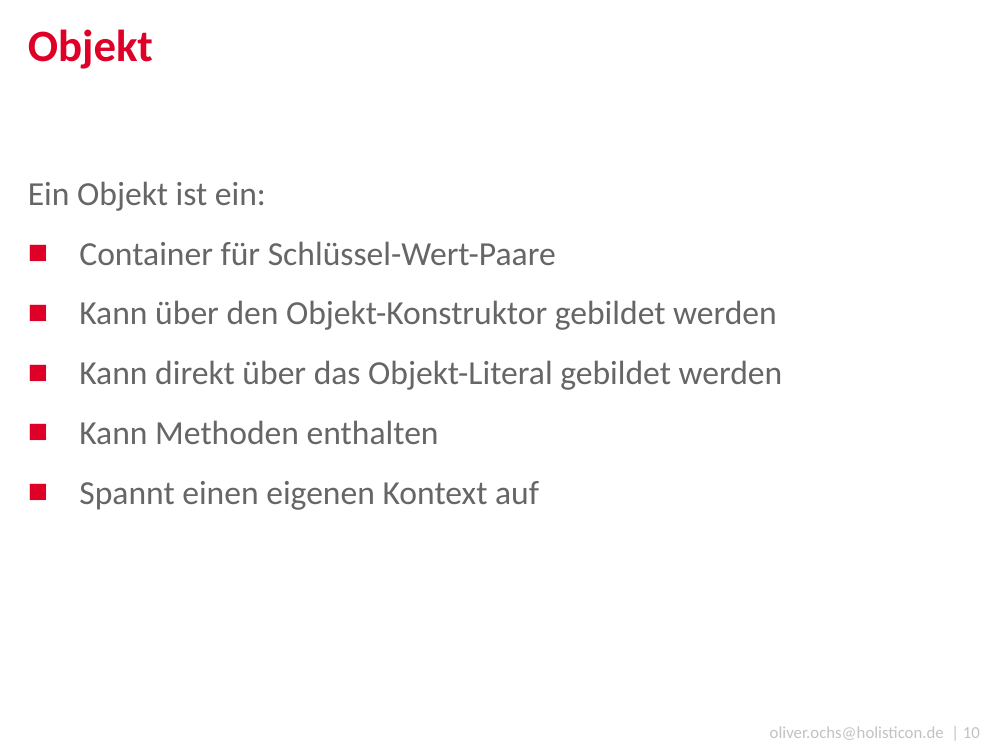
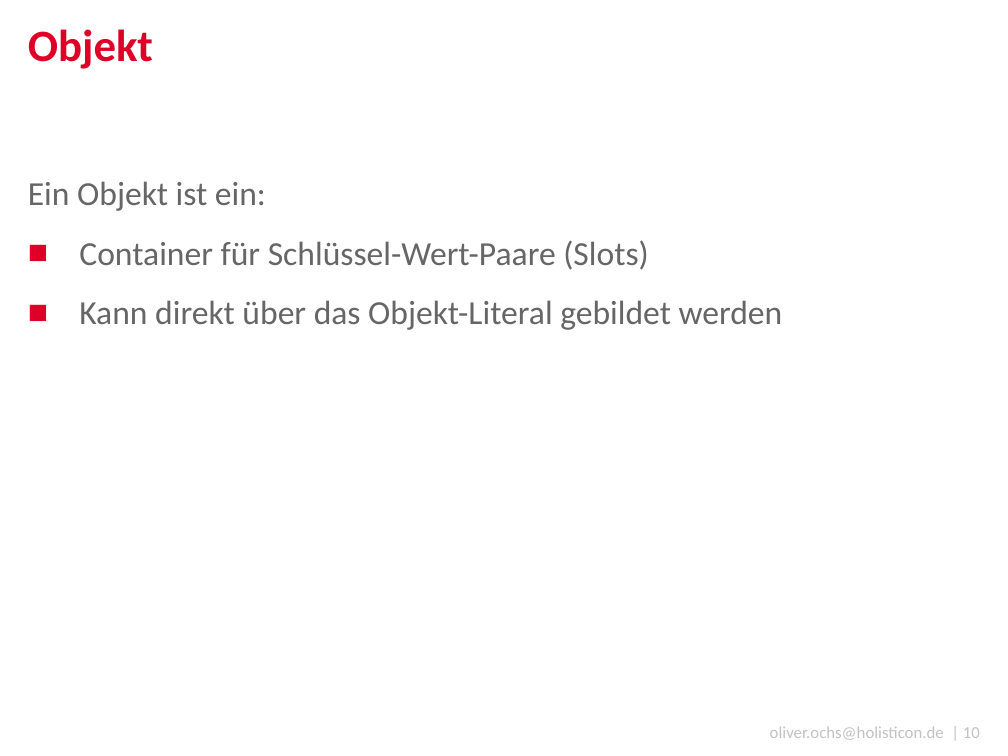
Before and after one commit to DJCordhose/serious-javascript, a slide deck: slide 10 of coding-sessions/code_talks.pptx. Drawn at 1008x756 pixels with LibreOffice and Linux fonts; fonts in the diff are those of the drawing; background and template pictures are left out. Boxes give left, top, right and bottom in pixels: in the first picture for what was removed or moved away, otherwise in the second. Text is boxed around its words. In the diff, an @@ line names an element or a change of style, - is before the commit and + after.

```diff
--- a/coding-sessions/code_talks.pptx
+++ b/coding-sessions/code_talks.pptx
@@ text at box(79, 240, 649, 270): text changed @@
-■ Container für Schlüssel-Wert-Paare
-■ Kann über den Objekt-Konstruktor gebildet werden
+■ Container für Schlüssel-Wert-Paare (Slots)
@@ text at box(79, 420, 539, 510): paragraphs removed @@
-■ Kann Methoden enthalten
-■ Spannt einen eigenen Kontext auf
```
Also in this commit, not shown: 1 other slide changed, 1 slide removed.
